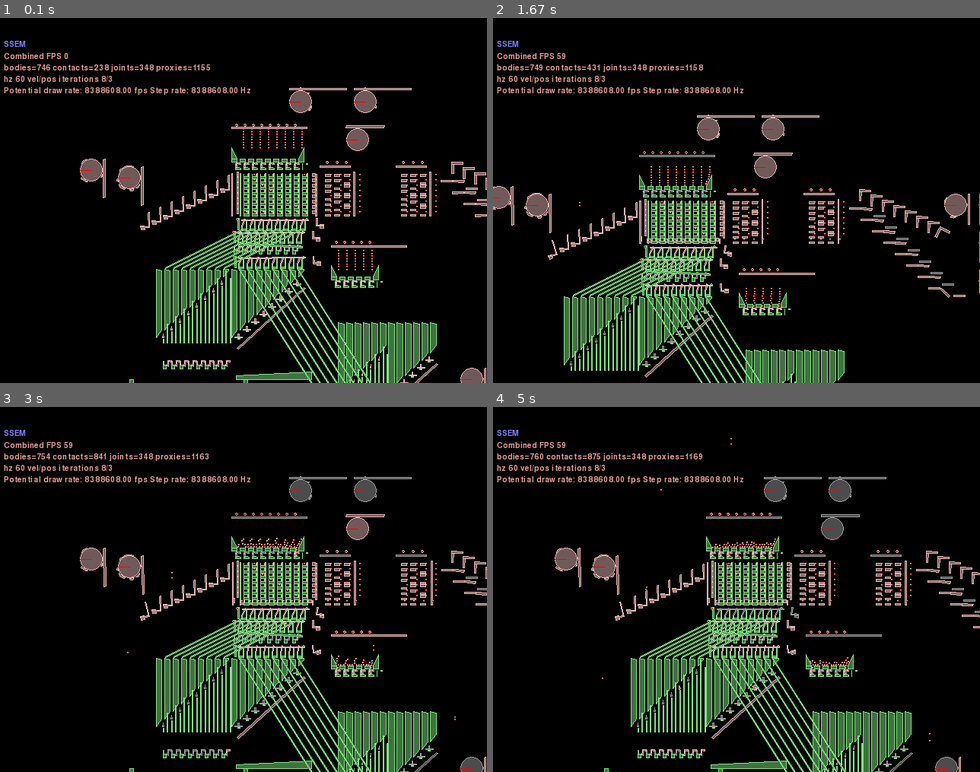
Above: before the commit, frames 1-4 (two rows, left to right).
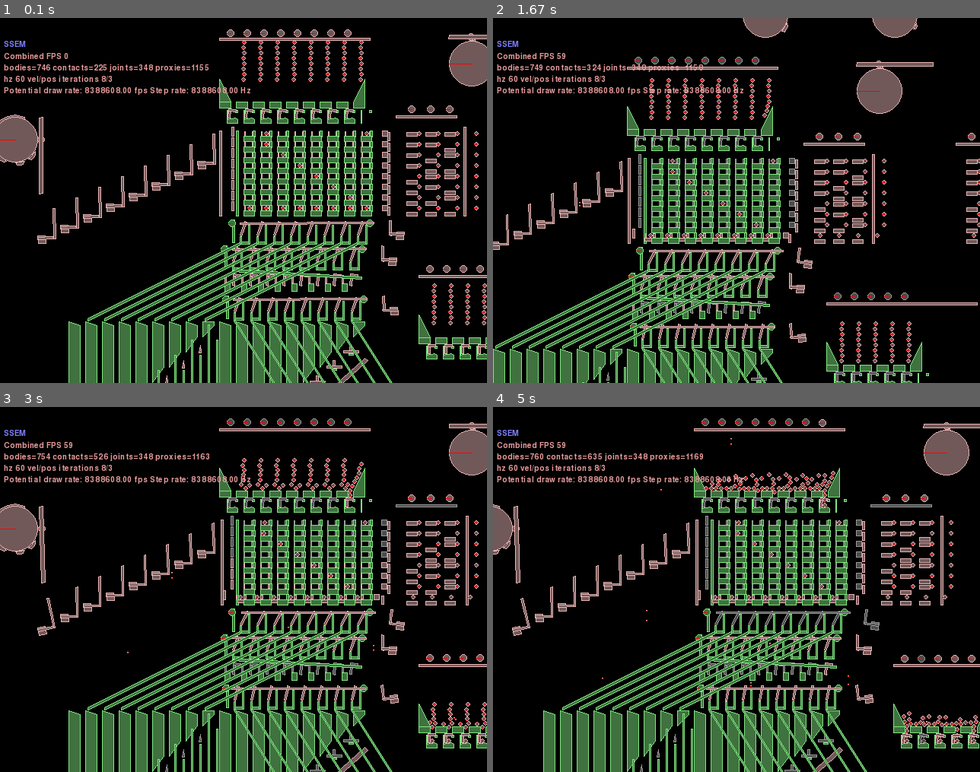
Above: after the commit, the same moments.

Repository: jmacarthur/box2d-ssem
Game: pygame game, started from main.py
Same seed, same stepped clock (60 frames per second), same inputs: the game is played once before the commit and once after it.
Inputs (mouse positions are in pixels of both pictures, inside the frame that each line leads up to):
- Up to frame 1 (0.1 s): no input
- Up to frame 2 (1.67 s): hold Right 0.33-0.8 s; move the mouse to (717, 215) at 0.37 s; hold Up 0.83-1.13 s; move the mouse to (736, 222) at 0.87 s; tap Space at 0.9, 1.23, 1.53 s; hold Right 1.17-1.63 s; move the mouse to (619, 204) at 1.2 s
- Up to frame 3 (3 s): hold Left 1.67-2.2 s; move the mouse to (292, 669) at 1.7 s; tap Space at 1.73, 2.03, 2.3, 2.63, 2.93 s; hold Down 2.23-2.53 s; move the mouse to (92, 673) at 2.27 s; hold Left 2.57-2.97 s; move the mouse to (423, 717) at 2.6 s
- Up to frame 4 (5 s): hold Up 3-3.37 s; move the mouse to (794, 622) at 3.03 s; tap Space at 3.07, 3.47, 3.77, 4.13, 4.53, 4.83 s; hold Right 3.4-4.03 s; move the mouse to (746, 465) at 3.43 s; hold Down 4.07-4.43 s; move the mouse to (619, 516) at 4.1 s; hold Left 4.47-4.93 s; move the mouse to (712, 684) at 4.5 s; hold Right from 4.97 s (still down)

The runs differ from the first frame. In frame 1, 30% of the frame differs, in the area x 0-100%, y 3-100%; in frame 2, 27%; in frame 3, 30%; in frame 4, 30%.

Commit message:
Restore scale to 1.0, which helps the subtractors

Diff:
--- a/main.py
+++ b/main.py
@@ -693,7 +693,7 @@
         super(Memory, self).__init__()
         self.cams_on = False
         self.all_cam_drives = []
-        self.scale = 0.5
+        self.scale = 1.0
         self.transfer_bands = []
         self.ball_bearings = []
         self.sequence = 0 # Like step count but only increments when cams are on
@@ -768,11 +768,11 @@
         self.distance_joint(follower_body, memory_selector_holdoff)
 
         # Cam 2: Memory returner (left side)
-        follower_body = self.add_cam(-400,120, groundBody, 100, horizontal=True, bumps=[(0.05, 0.04), (0.3,0.1), (0.59,0.1)], axis_offset=-1)
+        follower_body = self.add_cam(-400,120, groundBody, 100, horizontal=True, bumps=[(0.05, 0.04), (0.3,0.1), (0.60,0.1)], axis_offset=-1)
         self.distance_joint(follower_body, self.memory_returning_gate)
 
         # Cam 4: Memory holdoff (right side)
-        follower_body = self.add_cam(-300,100, groundBody, 100, horizontal=True, bumps=[(0.08,0.06), (0.18,0.04), (0.31,0.1), (0.45,0.04), (0.60,0.2)],axis_offset=-1)
+        follower_body = self.add_cam(-300,100, groundBody, 100, horizontal=True, bumps=[(0.08,0.06), (0.18,0.04), (0.31,0.1), (0.45,0.04), (0.61,0.2)],axis_offset=-1)
         self.distance_joint(follower_body, memory_follower_holdoff)
 
         # Cam 5: Regenerator 1
@@ -784,7 +784,7 @@
         self.distance_joint(follower_body, diverter_3)
 
         # Cam 7: Instruction selector holdoff
-        follower_body = self.add_cam(320, 300, groundBody, 150, bumps=[(0.30,0.02)])
+        follower_body = self.add_cam(320, 300, groundBody, 150, bumps=[(0.30,0.04)])
         self.distance_joint(follower_body, instruction_selector_holdoff)
 
         # Cam 8: Sender eject.
